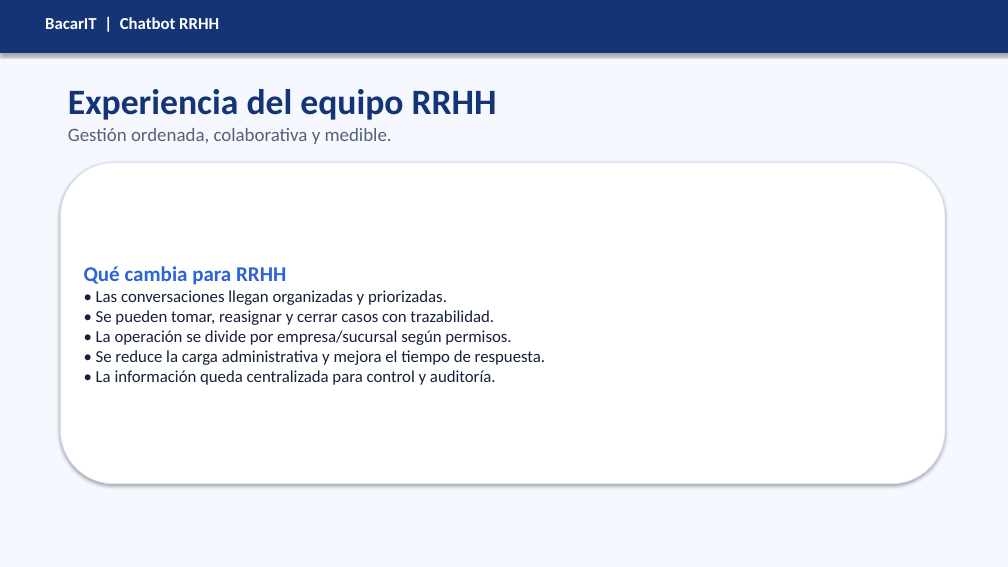
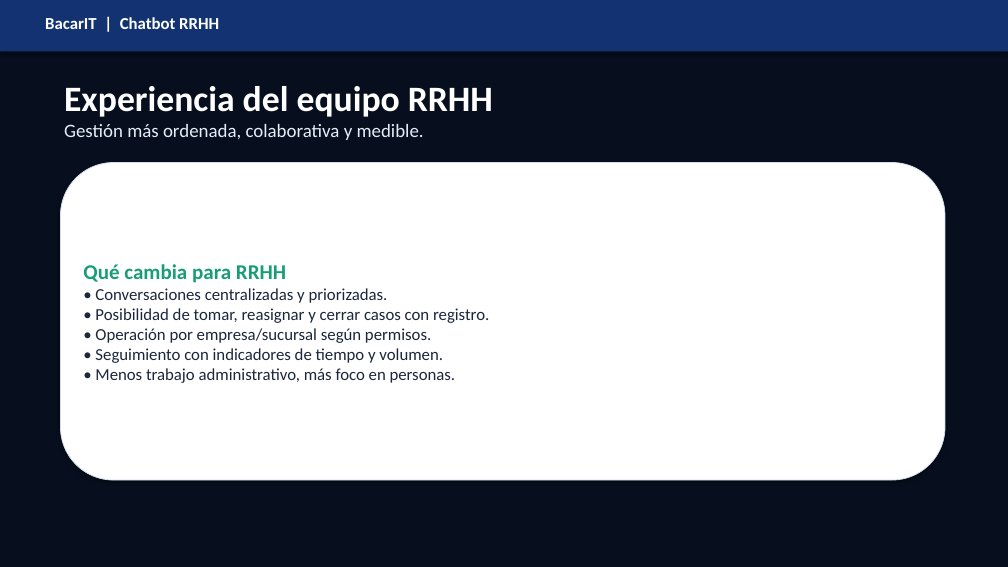
Before and after one commit to deboraq/ChatBotRRHH, a slide deck: slide 5 of docs/Presentacion_Chatbot_RRHH_Bacar.pptx. Drawn at 1008x567 pixels with LibreOffice and Linux fonts; fonts in the diff are those of the drawing; background and template pictures are left out; a plain dark background stands for a picture behind light text. Boxes give left, top, right and bottom in pixels: in the first picture for what was removed or moved away, otherwise in the second. Text is boxed around its words. In the diff, an @@ line names an element or a change of style, - is before the commit and + after.

```diff
--- a/docs/Presentacion_Chatbot_RRHH_Bacar.pptx
+++ b/docs/Presentacion_Chatbot_RRHH_Bacar.pptx
@@ background #F5F8FE to picture (left out) @@
@@ rectangle at (x1=0, y1=0, x2=1008, y2=51): fill #143475 to #133271 @@
@@ rectangle added at (x1=0, y1=0, x2=1008, y2=567), fill #070F1E @@
@@ text at (x1=64, y1=86, x2=493, y2=117): text colour #143475 to #FFFFFF in "Experiencia del equipo RRHH" @@
@@ text at (x1=64, y1=124, x2=424, y2=140): text changed; text colour #566177 to #E6ECF8 @@
-Gestión ordenada, colaborativa y medible.
+Gestión más ordenada, colaborativa y medible.
@@ rounded rectangle "Qué cambia para RRHH" resized from (x1=60, y1=163, x2=945, y2=484) to (x1=60, y1=163, x2=945, y2=480) @@
@@ rounded rectangle "Qué cambia para RRHH" at (x1=60, y1=163, x2=945, y2=480): outline #D8E2F3 0.75 pt to #D2DDF0 0.75 pt @@
@@ text in rounded rectangle at (x1=83, y1=264, x2=286, y2=283): text colour #2D63D6 to #189D75 in "Qué cambia para RRHH" @@
@@ text in rounded rectangle at (x1=95, y1=288, x2=489, y2=383): text changed; text colour #16213A to #1C263C @@
-• Las conversaciones llegan organizadas y priorizadas.
-• Se pueden tomar, reasignar y cerrar casos con trazabilidad.
-• La operación se divide por empresa/sucursal según permisos.
-• Se reduce la carga administrativa y mejora el tiempo de respuesta.
-• La información queda centralizada para control y auditoría.
+• Conversaciones centralizadas y priorizadas.
+• Posibilidad de tomar, reasignar y cerrar casos con registro.
+• Operación por empresa/sucursal según permisos.
+• Seguimiento con indicadores de tiempo y volumen.
+• Menos trabajo administrativo, más foco en personas.
```
Also in this commit, not shown: 4 other slides changed, 4 slides added, 5 slides removed, 4 other files.
